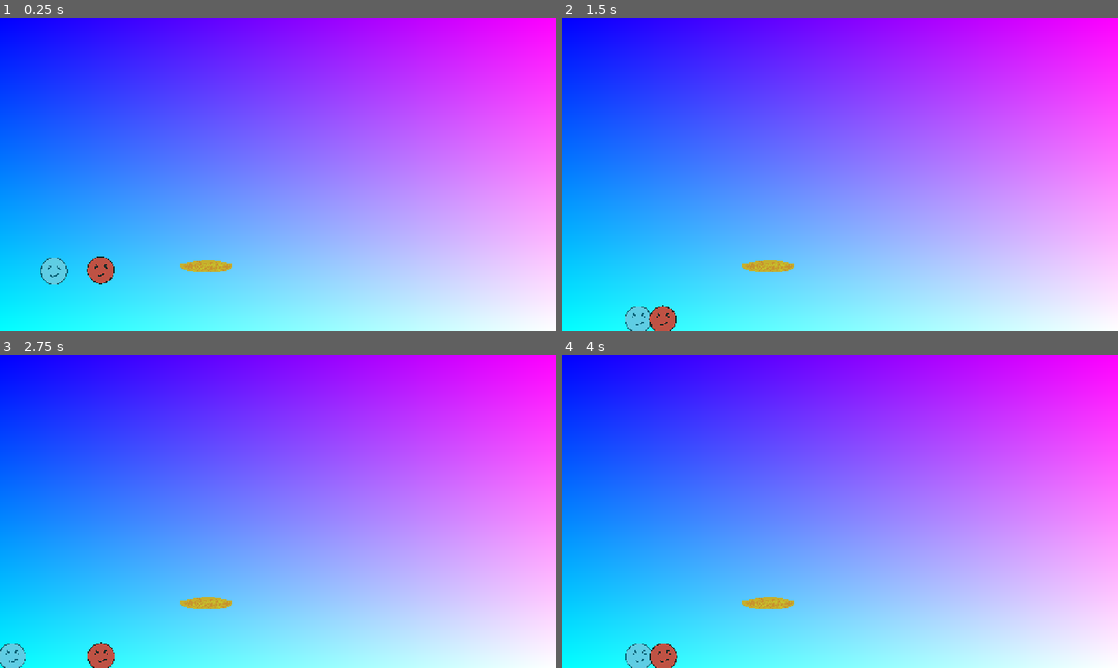
Above: before the commit, frames 1-4 (two rows, left to right).
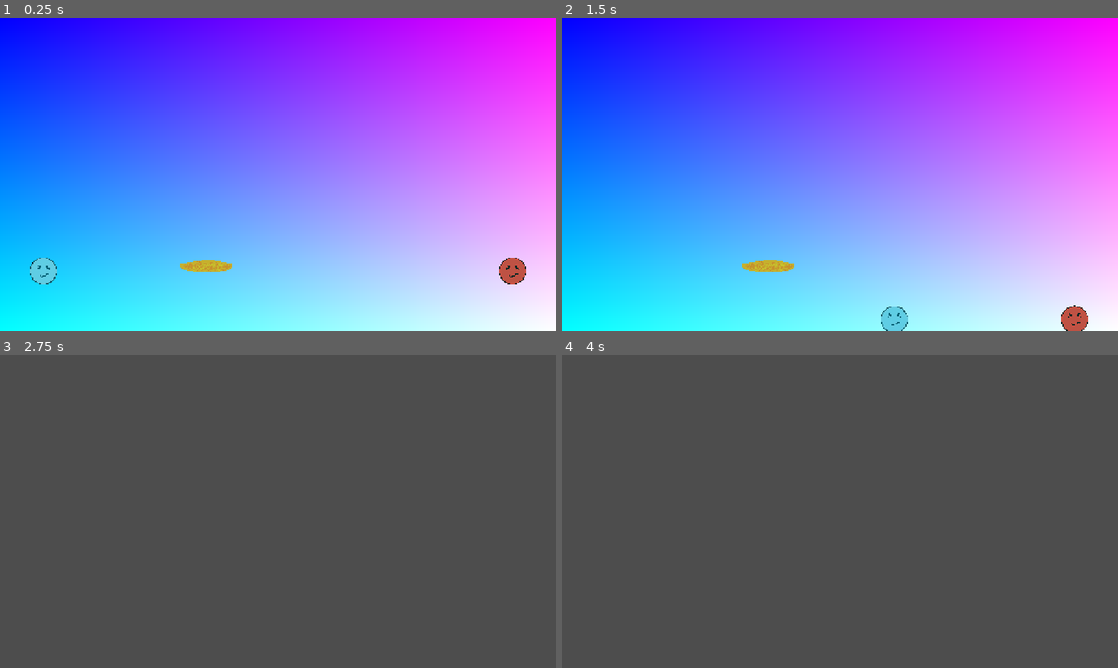
Above: after the commit, the same moments.

Repository: clem-maker/2-player
Game: Godot game, scene res://scens/main.tscn
The game is run twice, just before and just after one commit, with the same random seed, the same clock (stepped at 60 frames per second) and the same inputs.
Inputs (mouse positions are in pixels of both pictures, inside the frame that each line leads up to):
- Up to frame 1 (0.25 s): no input
- Up to frame 2 (1.5 s): move the mouse to (962, 158) at 0.52 s; hold D (right) from 0.53 s (still down); click (962, 158) at 0.6 s; tap Space (jump) at 0.77 s; move the mouse to (728, 190) at 1.27 s; click (728, 190) at 1.35 s
- Up to frame 3 (2.75 s): tap Space (jump) at 1.52 s; move the mouse to (333, 442) at 2.02 s; release D (right) at 2.03 s; hold A (left) from 2.03 s (still down); click (333, 442) at 2.1 s
- Up to frame 4 (4 s): tap Enter at 2.75 s; move the mouse to (812, 574) at 2.77 s; release A (left) at 2.78 s; hold D (right) from 2.78 s (still down); click (812, 574) at 2.85 s; tap Space (jump) at 3.02, 3.5, 3.77 s; move the mouse to (1006, 558) at 3.52 s; click (1006, 558) at 3.6 s

The runs differ from the first frame. In frame 1, 1.0% of the frame differs, in the area x 5-95%, y 76-86%; in frame 2, 1.3%; in frame 3, 100%, in the area x 0-100%, y 0-100%; in frame 4, 100%.

Commit message:
Scene loader
-added "IJKL" as aditional movemnt keys for red player
-added Scene manager
-added restart button
-added button to go to ui
-orgeniziest my scene tree
-cheaked debugging (fine)

Diff:
--- a/project.godot
+++ b/project.godot
@@ -13,11 +13,13 @@
 config/name="2player"
 run/main_scene="uid://dynmp54cj4ll6"
 config/features=PackedStringArray("4.7", "Mobile")
+run/max_fps=200
 config/icon="uid://b1a7ohfwxfvdo"
 
 [autoload]
 
 Global="*uid://dvx8c5haon873"
+SceneManager="*uid://ciexj6uskc2c6"
 
 [display]
 
@@ -61,26 +63,35 @@
 right_arrow={
 "deadzone": 0.2,
 "events": [Object(InputEventKey,"resource_local_to_scene":false,"resource_name":"","device":-1,"window_id":0,"alt_press …(195 unchanged characters)…
+, Object(InputEventKey,"resource_local_to_scene":false,"resource_name":"","device":-1,"window_id":0,"alt_pressed":false,"shift_pressed":false,"ctrl_pressed":false,"meta_pressed":false,"pressed":false,"keycode":0,"physical_keycode":76,"key_label":0,"unicode":108,"location":0,"echo":false,"script":null)
 ]
 }
 left_arrow={
 "deadzone": 0.2,
 "events": [Object(InputEventKey,"resource_local_to_scene":false,"resource_name":"","device":-1,"window_id":0,"alt_press …(195 unchanged characters)…
+, Object(InputEventKey,"resource_local_to_scene":false,"resource_name":"","device":-1,"window_id":0,"alt_pressed":false,"shift_pressed":false,"ctrl_pressed":false,"meta_pressed":false,"pressed":false,"keycode":0,"physical_keycode":74,"key_label":0,"unicode":106,"location":0,"echo":false,"script":null)
 ]
 }
 up_arrow={
 "deadzone": 0.2,
 "events": [Object(InputEventKey,"resource_local_to_scene":false,"resource_name":"","device":-1,"window_id":0,"alt_press …(195 unchanged characters)…
+, Object(InputEventKey,"resource_local_to_scene":false,"resource_name":"","device":-1,"window_id":0,"alt_pressed":false,"shift_pressed":false,"ctrl_pressed":false,"meta_pressed":false,"pressed":false,"keycode":0,"physical_keycode":73,"key_label":0,"unicode":105,"location":0,"echo":false,"script":null)
 ]
 }
 down_arrow={
 "deadzone": 0.2,
 "events": [Object(InputEventKey,"resource_local_to_scene":false,"resource_name":"","device":-1,"window_id":0,"alt_press …(195 unchanged characters)…
+, Object(InputEventKey,"resource_local_to_scene":false,"resource_name":"","device":-1,"window_id":0,"alt_pressed":false,"shift_pressed":false,"ctrl_pressed":false,"meta_pressed":false,"pressed":false,"keycode":0,"physical_keycode":75,"key_label":0,"unicode":107,"location":0,"echo":false,"script":null)
 ]
 }
 quit={
 "deadzone": 0.2,
 "events": [Object(InputEventKey,"resource_local_to_scene":false,"resource_name":"","device":-1,"window_id":0,"alt_press …(195 unchanged characters)…
+]
+}
+restart_game={
+"deadzone": 0.2,
+"events": [Object(InputEventKey,"resource_local_to_scene":false,"resource_name":"","device":-1,"window_id":0,"alt_pressed":false,"shift_pressed":false,"ctrl_pressed":true,"meta_pressed":false,"pressed":false,"keycode":0,"physical_keycode":82,"key_label":0,"unicode":0,"location":0,"echo":false,"script":null)
 ]
 }
 
--- a/scens/main.tscn
+++ b/scens/main.tscn
@@ -1,7 +1,7 @@
 [gd_scene format=3 uid="uid://dynmp54cj4ll6"]
 
 [ext_resource type="PackedScene" uid="uid://4v5ryg42chib" path="res://scens/boden.tscn" id="1_0xm2m"]
-[ext_resource type="Script" uid="uid://o63kosot1f5" path="res://scens/main.gd" id="1_3ioej"]
+[ext_resource type="Script" uid="uid://o63kosot1f5" path="res://scribte/main.gd" id="1_3ioej"]
 [ext_resource type="PackedScene" uid="uid://o6v3vj0nlyud" path="res://scens/player-blau.tscn" id="1_ig7tw"]
 [ext_resource type="Shader" uid="uid://bncji1nbytysc" path="res://shader/main.gdshader" id="2_4gohe"]
 [ext_resource type="PackedScene" uid="uid://clo6wvw17ccfb" path="res://scens/player_rot.tscn" id="3_stwvi"]
@@ -62,11 +62,11 @@
 [node name="players" type="Node2D" parent="." unique_id=638642446]
 
 [node name="player_blue" parent="players" unique_id=827101590 instance=ExtResource("1_ig7tw")]
-position = Vector2(124, 524)
+position = Vector2(100, 524)
 collision_mask = 1
 
 [node name="player_red" parent="players" unique_id=1054043953 instance=ExtResource("3_stwvi")]
-position = Vector2(232, 522)
+position = Vector2(1180, 524)
 collision_mask = 1
 
 [node name="plattform" parent="." unique_id=1887424092 instance=ExtResource("5_4gohe")]
--- a/scens/player-blau.tscn
+++ b/scens/player-blau.tscn
@@ -3,7 +3,7 @@
 [ext_resource type="Script" uid="uid://wyfsuk1ljmqw" path="res://scribte/player_blue.gd" id="1_s1jd5"]
 [ext_resource type="Shader" uid="uid://cbd8m4b64ex37" path="res://shader/player_blau.tres" id="2_txxrp"]
 [ext_resource type="Texture2D" uid="uid://b1a7ohfwxfvdo" path="res://pixel_art/player_blau.jpg" id="3_l23qj"]
-[ext_resource type="Script" uid="uid://c3oeja7kr6wbk" path="res://scens/is_catched.gd" id="4_txxrp"]
+[ext_resource type="Script" uid="uid://c3oeja7kr6wbk" path="res://scribte/is_catched.gd" id="4_txxrp"]
 
 [sub_resource type="CircleShape2D" id="CircleShape2D_ftwe8"]
 radius = 14.0
--- a/scribte/globals/Global.gd
+++ b/scribte/globals/Global.gd
@@ -4,3 +4,5 @@
 func _input(_event: InputEvent) -> void:
 	if Input.is_action_just_pressed("quit"):
 		get_tree().quit(0)
+	if Input.is_action_just_pressed("restart_game"):
+		SceneManager.change_scene_to("main")
--- /dev/null
+++ b/scribte/globals/scene_manager.gd
@@ -0,0 +1,8 @@
+extends Node
+
+func change_scene_to(new_szene_name : String)->void:
+	print("new scene: ",new_szene_name.to_lower())
+	if new_szene_name.to_lower() == "ui":
+		get_tree().change_scene_to_file("res://scens/ui.tscn")
+	if new_szene_name.to_lower() == "main":
+		get_tree().change_scene_to_file("res://scens/main.tscn")
--- a/scens/main.gd
+++ b/scribte/main.gd
@@ -3,4 +3,4 @@
 func _ready() -> void:
 	$players/player_blue/is_catched.red_player_got_catched.connect(_got_catched)
 func _got_catched()-> void:
-	print("Signal wurde empfangen.")
+	SceneManager.change_scene_to("ui")
Renamed: ui.tscn -> scens/ui.tscn
Not shown, added: scribte/globals/scene_manager.gd.uid
Renamed: scens/is_catched.gd -> scribte/is_catched.gd
Renamed: scens/is_catched.gd.uid -> scribte/is_catched.gd.uid
Renamed: scens/main.gd.uid -> scribte/main.gd.uid
